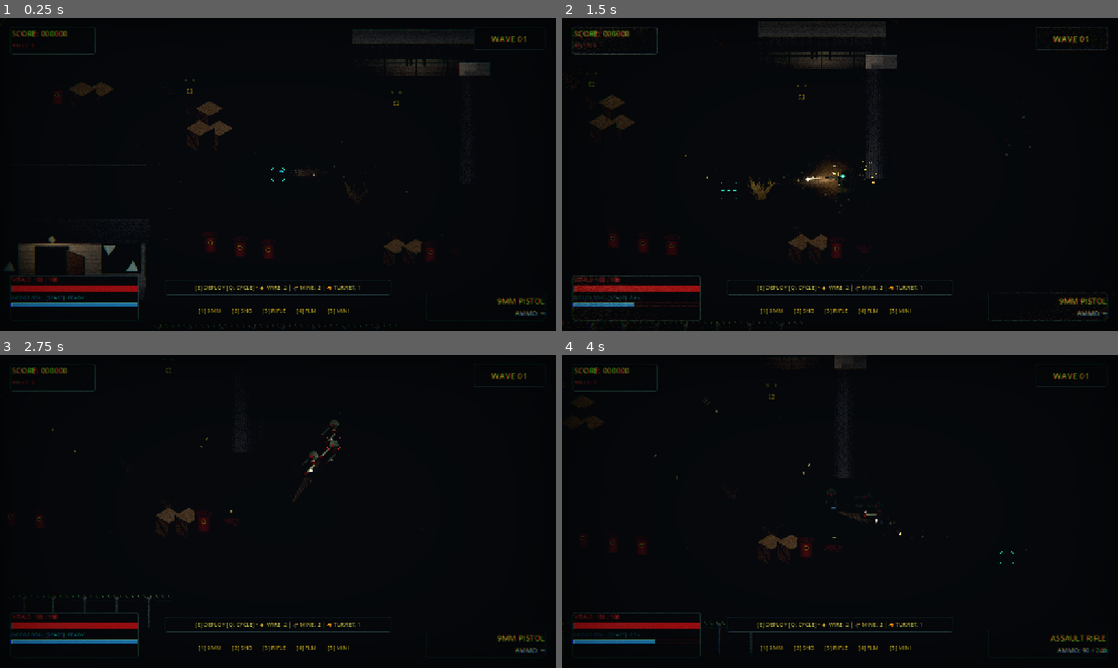
Above: before the commit, frames 1-4 (two rows, left to right).
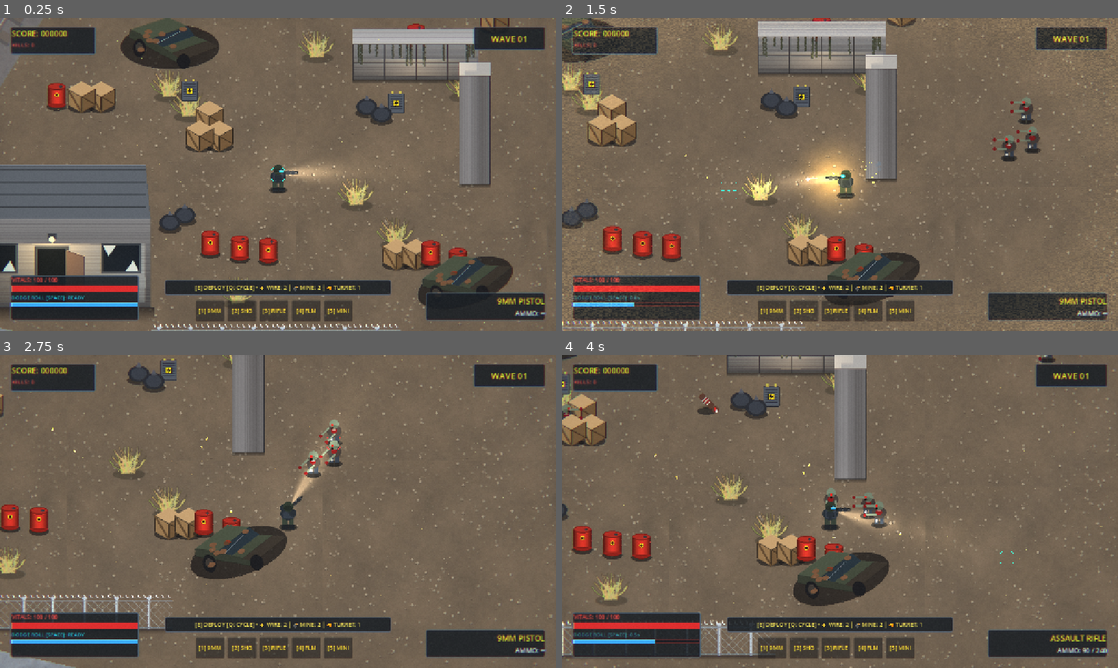
Above: after the commit, the same moments.

Repository: Beeplap/Killem
Game: Godot game, scene res://scenes/MainLevel.tscn
The game is run twice, just before and just after one commit, with the same random seed, the same clock (stepped at 60 frames per second) and the same inputs.
Inputs (mouse positions are in pixels of both pictures, inside the frame that each line leads up to):
- Up to frame 1 (0.25 s): no input
- Up to frame 2 (1.5 s): tap Enter at 0.5 s; move the mouse to (962, 158) at 0.52 s; press the mouse at (962, 158) at 0.53 s; hold D (move_right) 0.53-1.28 s; tap Space at 0.77 s; move the mouse to (728, 190) at 1.27 s; release the mouse at (728, 190) at 1.28 s; hold S (move_down) from 1.28 s (still down); tap R at 1.35 s; click (728, 190) at 1.42 s
- Up to frame 3 (2.75 s): tap Space at 1.52 s; move the mouse to (333, 442) at 2.02 s; release S (move_down) at 2.03 s; hold D (move_right) from 2.03 s (still down); tap 1 at 2.1 s; click (333, 442) at 2.17 s
- Up to frame 4 (4 s): move the mouse to (812, 574) at 2.77 s; release D (move_right) at 2.78 s; hold W (move_up) 2.78-3.53 s; tap 2 at 2.85 s; click (812, 574) at 2.92 s; tap Space at 3.02, 3.77 s; move the mouse to (1006, 558) at 3.52 s; hold A (move_left) from 3.53 s (still down); tap 3 at 3.6 s; click (1006, 558) at 3.67 s

The runs differ from the first frame. In frame 1, 100% of the frame differs, in the area x 0-100%, y 0-100%; in frame 2, 100%; in frame 3, 100%; in frame 4, 100%.

Commit message:
Fix environment lighting and visibility: brighten ground textures, remove black-crush shader duplicate, and add directional daylight

Diff:
--- a/scenes/HUD.tscn
+++ b/scenes/HUD.tscn
@@ -70,15 +70,6 @@
 [node name="HUD" type="CanvasLayer"]
 script = ExtResource("1_hud")
 
-[node name="PostProcessVignette" type="ColorRect" parent="."]
-material = SubResource("ShaderMaterial_postprocess")
-anchors_preset = 15
-anchor_right = 1.0
-anchor_bottom = 1.0
-grow_horizontal = 2
-grow_vertical = 2
-mouse_filter = 2
-
 [node name="ScoreContainer" type="PanelContainer" parent="."]
 offset_left = 24.0
 offset_top = 20.0
--- a/scenes/MainLevel.tscn
+++ b/scenes/MainLevel.tscn
@@ -125,7 +125,7 @@
 script = ExtResource("1_level")
 
 [node name="AtmosphericLighting" type="CanvasModulate" parent="."]
-color = Color(0.690196, 0.709804, 0.741176, 1)
+color = Color(0.88, 0.90, 0.94, 1)
 
 [node name="GroundLayers" type="Node2D" parent="."]
 z_index = -3
@@ -428,6 +428,11 @@
 
 [node name="Lighting" type="Node2D" parent="."]
 
+[node name="GlobalSunLight" type="DirectionalLight2D" parent="Lighting"]
+color = Color(1, 0.98, 0.95, 1)
+energy = 0.28
+height = 90.0
+
 [node name="YardFloodlight1" type="PointLight2D" parent="Lighting"]
 position = Vector2(-280, 220)
 color = Color(0.72, 0.85, 1, 1)
--- a/shaders/post_process.gdshader
+++ b/shaders/post_process.gdshader
@@ -3,22 +3,20 @@
 uniform sampler2D screen_texture : hint_screen_texture, filter_linear_mipmap;
 
 // Cinematic Aberration & Action Shock
-uniform float chromatic_aberration : hint_range(0.0, 0.05) = 0.003;
+uniform float chromatic_aberration : hint_range(0.0, 0.05) = 0.002;
 uniform float action_burst_aberration : hint_range(0.0, 0.08) = 0.0;
 
-// Gritty Industrial Color Grading (Unreal/Gears Palette)
-uniform float contrast : hint_range(0.8, 2.0) = 1.26;
-uniform float saturation : hint_range(0.0, 1.5) = 0.76;
-uniform float crushed_black_level : hint_range(0.0, 0.25) = 0.04;
-uniform vec3 shadow_tint : source_color = vec3(0.025, 0.035, 0.05);
-uniform vec3 highlight_tint : source_color = vec3(1.05, 1.02, 0.98);
+// Crisp High-Visibility Color Balance
+uniform float contrast : hint_range(0.8, 1.5) = 1.04;
+uniform float saturation : hint_range(0.0, 1.5) = 0.96;
+uniform float brightness_boost : hint_range(0.0, 0.5) = 0.04;
 
-// Vignette & Edge Shadowing
-uniform float vignette_intensity : hint_range(0.0, 2.0) = 0.42;
-uniform float vignette_opacity : hint_range(0.0, 1.0) = 0.65;
+// Subtle Edge Framing (Vignette)
+uniform float vignette_intensity : hint_range(0.0, 2.0) = 0.22;
+uniform float vignette_opacity : hint_range(0.0, 1.0) = 0.30;
 
 // Dynamic Action: Film Grain & Lens Dirt
-uniform float base_grain_intensity : hint_range(0.0, 0.2) = 0.035;
+uniform float base_grain_intensity : hint_range(0.0, 0.2) = 0.020;
 uniform float action_grain_boost : hint_range(0.0, 0.3) = 0.0;
 uniform float firing_lens_dirt : hint_range(0.0, 1.0) = 0.0;
 
@@ -35,7 +33,7 @@
 	float dist_sq = dot(dir, dir);
 
 	// Chromatic aberration expands towards edges and pulses on action/explosion
-	float ca_strength = (chromatic_aberration + action_burst_aberration) * (dist_sq * 3.2);
+	float ca_strength = (chromatic_aberration + action_burst_aberration) * (dist_sq * 2.5);
 
 	float r = texture(screen_texture, uv + dir * ca_strength).r;
 	float g = texture(screen_texture, uv).g;
@@ -51,27 +49,23 @@
 	if (firing_lens_dirt > 0.01) {
 		float dirt_pattern = hash12(floor(uv * 320.0));
 		float edge_flare = smoothstep(0.2, 0.8, dist_sq * 2.0);
-		col += vec3(0.95, 0.75, 0.4) * dirt_pattern * edge_flare * firing_lens_dirt * 0.35;
+		col += vec3(0.95, 0.75, 0.4) * dirt_pattern * edge_flare * firing_lens_dirt * 0.30;
 	}
 
-	// Gritty Unreal color grading: Desaturation
+	// Saturation balance
 	float luma = dot(col, vec3(0.299, 0.587, 0.114));
 	col = mix(vec3(luma), col, saturation);
 
-	// Crushed blacks & contrast curve
-	col = max(vec3(0.0), col - vec3(crushed_black_level));
-	col = pow(col, vec3(1.12));
+	// Brightness lift & gentle contrast curve (no black crushing)
+	col += vec3(brightness_boost);
 	col = (col - 0.5) * contrast + 0.5;
 	col = clamp(col, 0.0, 1.0);
 
-	// Industrial cool shadow / warm highlight grading
-	col = mix(shadow_tint, highlight_tint, col);
-
-	// Cinematic Vignette
+	// Subtle Cinematic Vignette (Preserves complete visibility to the edges)
 	vec2 vig_uv = uv * (1.0 - uv.yx);
 	float vig = vig_uv.x * vig_uv.y * 15.0;
 	vig = clamp(pow(vig, vignette_intensity), 0.0, 1.0);
-	col = mix(col * 0.15, col, mix(1.0, vig, vignette_opacity));
+	col = mix(col * 0.82, col, mix(1.0, vig, vignette_opacity));
 
 	COLOR = vec4(col, 1.0);
 }
--- a/shaders/volumetric_fog.gdshader
+++ b/shaders/volumetric_fog.gdshader
@@ -5,7 +5,7 @@
 uniform float ray_angle : hint_range(-1.57, 1.57) = -0.52;
 uniform float fog_speed : hint_range(0.01, 0.3) = 0.035;
 uniform float fog_density : hint_range(0.5, 4.0) = 1.7;
-uniform float overall_opacity : hint_range(0.0, 1.0) = 0.22;
+uniform float overall_opacity : hint_range(0.0, 1.0) = 0.08;
 
 uniform vec4 ray_color : source_color = vec4(0.85, 0.90, 0.98, 0.32);
 uniform vec4 fog_color : source_color = vec4(0.60, 0.65, 0.72, 0.18);
Binary file changed: assets/textures/ground/cracked_asphalt.png
Binary file changed: assets/textures/ground/cracked_asphalt_n.png
Binary file changed: assets/textures/ground/dead_grass.png
Binary file changed: assets/textures/ground/dead_grass_n.png
Binary file changed: assets/textures/ground/dirt_terrain.png
Binary file changed: assets/textures/ground/dirt_terrain_n.png
Binary file changed: assets/textures/railway/hazard_platform.png
Binary file changed: assets/textures/railway/hazard_platform_n.png
Binary file changed: assets/textures/railway/railway_track.png
Binary file changed: assets/textures/railway/railway_track_n.png
Not shown: 1 places in scenes/AcidPool.tscn that only renumber resources
Not shown: 1 places in scenes/PowerTransformer.tscn that only renumber resources
(and 3 more such lines)
